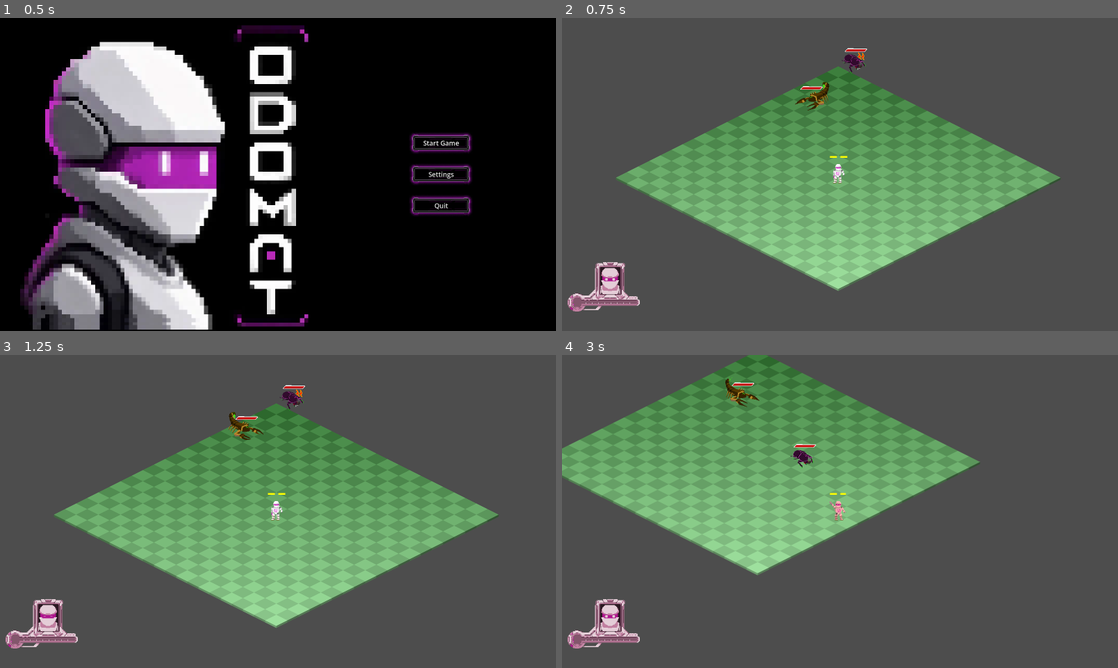
Above: before the commit, frames 1-4 (two rows, left to right).
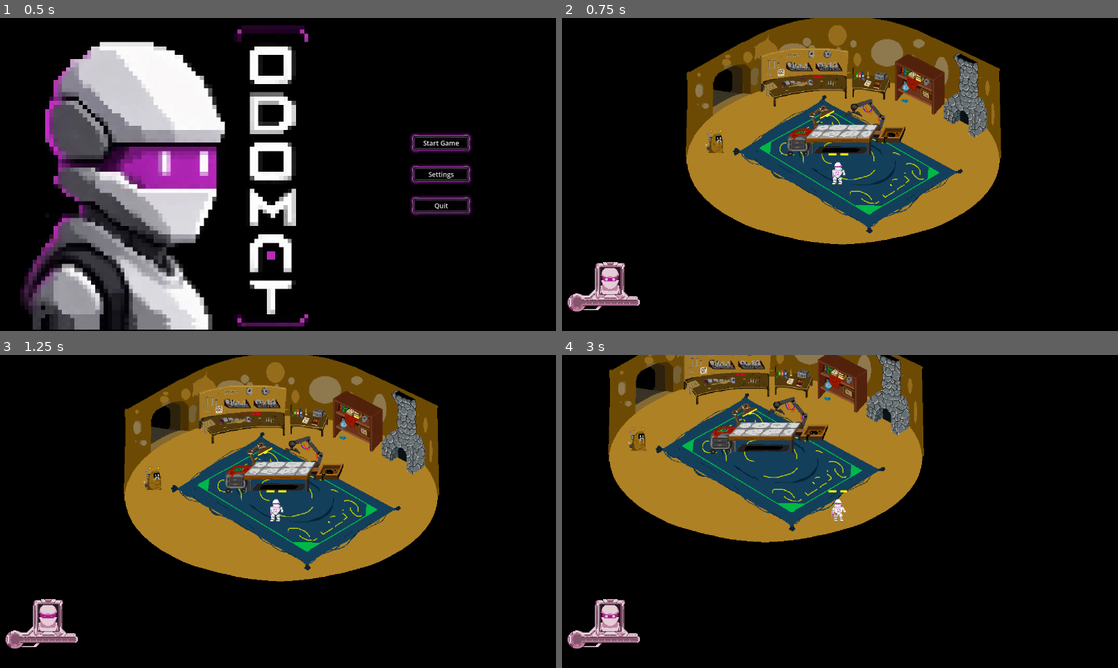
Above: after the commit, the same moments.

Repository: NoeRoberties/Odomat
Game: Godot game, scene res://Scenes/UI/MainMenu/MainMenu.tscn
Same seed, same stepped clock (60 frames per second), same inputs: the game is played once before the commit and once after it.
Inputs (mouse positions are in pixels of both pictures, inside the frame that each line leads up to):
- Up to frame 1 (0.5 s): no input
- Up to frame 2 (0.75 s): click "Start Game" at 0.5 s
- Up to frame 3 (1.25 s): no input
- Up to frame 4 (3 s): tap Enter (ui_accept) at 1.25, 1.52, 2.27 s; move the mouse to (962, 495) at 1.27 s; hold D (move_right) 1.28-2.03 s; hold Shift (dash) 1.28-2.03 s; click (962, 495) at 1.42 s; move the mouse to (728, 527) at 2.02 s; hold S (move_down) 2.03-2.78 s; tap Space (interact_npc) at 2.1 s; move the mouse to (895, 442) at 2.77 s; press the mouse at (895, 442) at 2.78 s; hold D (move_right) from 2.78 s (still down)

Frame 1 is identical in both runs. In frame 2, 99% of the frame differs, in the area x 0-100%, y 0-100%; in frame 3, 99%; in frame 4, 99%.

Commit message:
[UPT] Link new game in main menu to old man house scene

Diff:
--- a/godot-project/odomat/Scenes/Maps/OldManLab.tscn
+++ b/godot-project/odomat/Scenes/Maps/OldManLab.tscn
@@ -150,13 +150,13 @@
 
 [node name="NPC" parent="." unique_id=714362369 instance=ExtResource("2_skcjh")]
 position = Vector2(429, 558.00006)
-scale = Vector2(1.3, 1.3)
+scale = Vector2(1.2, 1.2)
 _dialogues = Array[String](["Oh! You're finally awake!", "You were in very bad state when I picked you up.", "I gave yo …(247 unchanged characters)…
 _sprite_frames = SubResource("SpriteFrames_ibjqp")
 _name = "Edgar"
 
 [node name="Player" parent="." unique_id=979638911 instance=ExtResource("2_ognfd")]
-position = Vector2(797, 461)
+position = Vector2(787, 649)
 scale = Vector2(1.15, 1.15)
 
 [node name="Lamps" type="Sprite2D" parent="." unique_id=1294631476]
--- a/godot-project/odomat/Scripts/UI/MainMenu/main_menu.gd
+++ b/godot-project/odomat/Scripts/UI/MainMenu/main_menu.gd
@@ -1,6 +1,6 @@
 extends CanvasLayer
 
-const GAMEPLAY_SCENE_PATH := "res://Scenes/Maps/World.tscn"
+const GAMEPLAY_SCENE_PATH := "res://Scenes/Maps/OldManLab.tscn"
 const SUPPORTED_RESOLUTIONS: Array[Vector2i] = [
 	Vector2i(1280, 720),
 	Vector2i(1366, 768),
